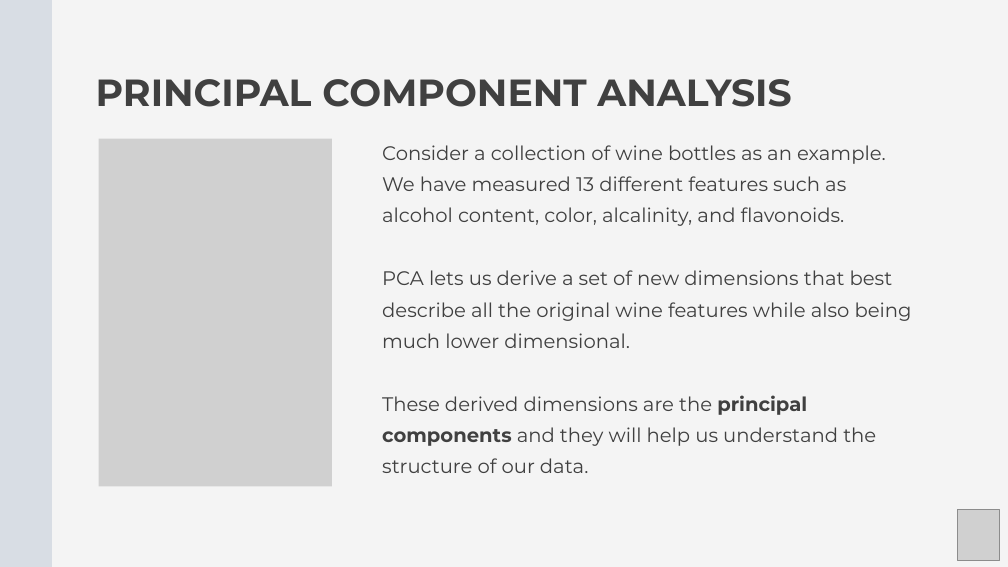
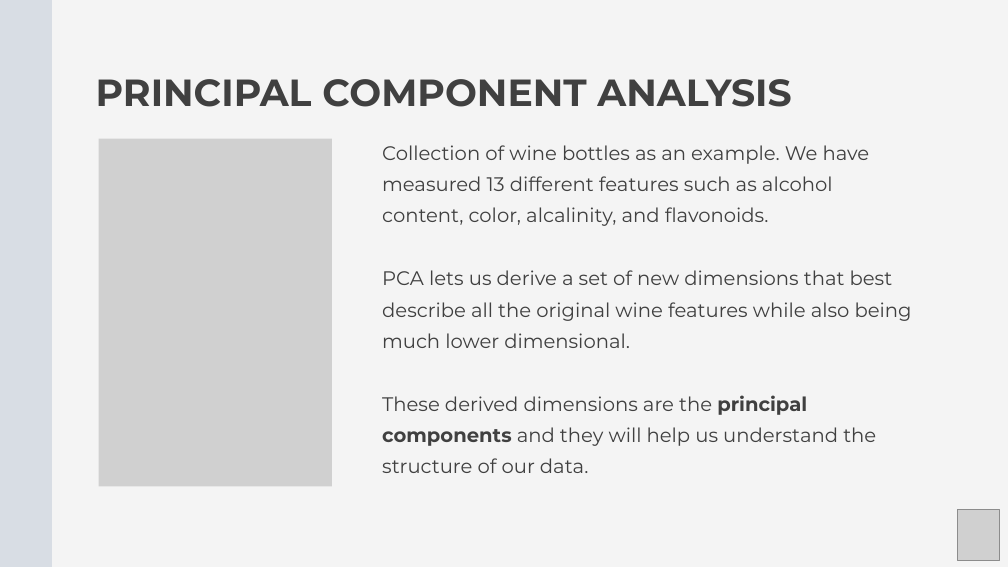
Before and after one commit to Center-for-Health-Data-Science/Foundations-of-Health-Data-Science, a slide deck: slide 6 of Slides/FHDS_Exploratory_Data_Analysis_Part2.pptx (slide 5 before the commit). Drawn at 1008x567 pixels with LibreOffice and Linux fonts; fonts in the diff are those of the drawing; grey boxes stand for pictures. Boxes give left, top, right and bottom in pixels: in the first picture for what was removed or moved away, otherwise in the second. Text is boxed around its words. In the diff, an @@ line names an element or a change of style, - is before the commit and + after.

```diff
--- a/Slides/FHDS_Exploratory_Data_Analysis_Part2.pptx
+++ b/Slides/FHDS_Exploratory_Data_Analysis_Part2.pptx
@@ text at [382,145,870,226]: text changed @@
-Consider a collection of wine bottles as an example. We have measured 13 different features such as alcohol content, color, alcalinity, and flavonoids.
+Collection of wine bottles as an example. We have measured 13 different features such as alcohol content, color, alcalinity, and flavonoids.
```
Also in this commit, not shown: 15 other slides changed, 2 slides added, 1 slide removed, 1 other file.
